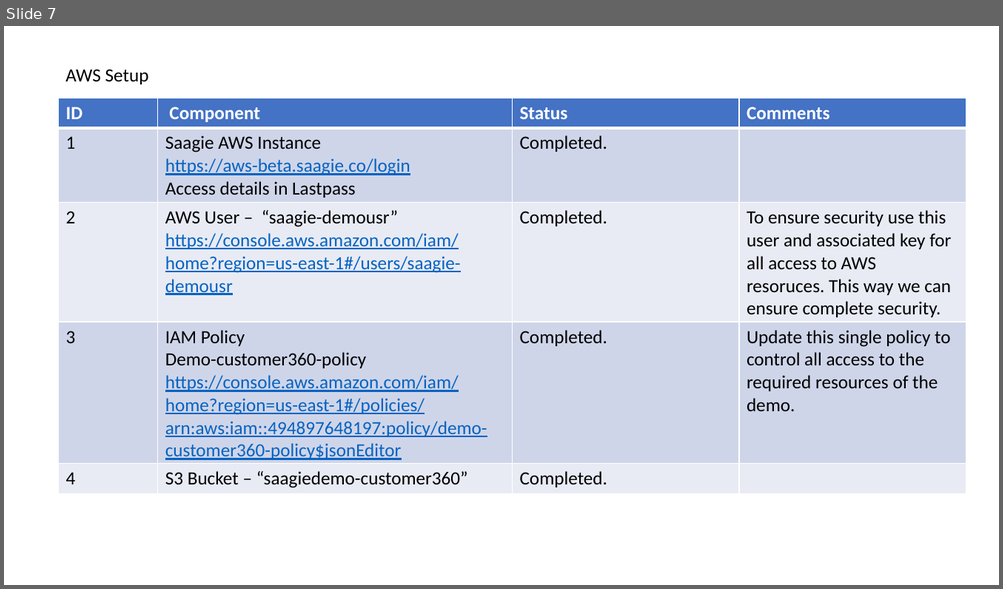
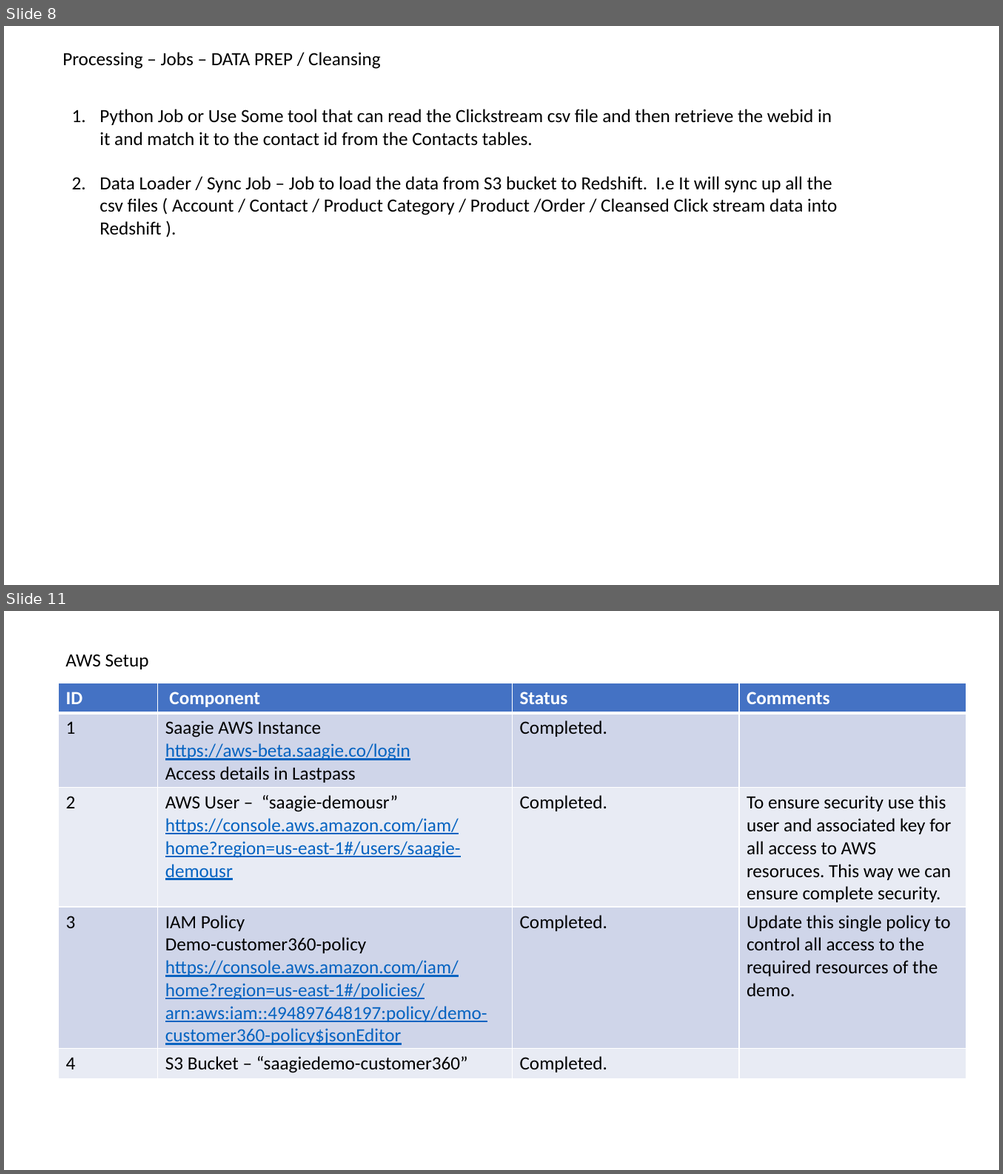
Before and after one commit to saagie/demo-customer360, a slide deck: Customer360.pptx. Shown one above the other, each under a label of ours: slide 7 before the commit, slides 8 and 11 after it; the slides between them are not shown. The pictures are 1003x589 and 1003x1174 pixels, drawn with LibreOffice and Linux fonts; fonts in the diff are those of the drawing. Boxes give left, top, right and bottom in pixels: in the first picture for what was removed or moved away, otherwise in the second. Text is boxed around its words. In the diff, an @@ line names an element or a change of style, - is before the commit and + after.

```diff
--- a/Customer360.pptx
+++ b/Customer360.pptx
@@ slide 8 added at (4, 26, 999, 585), background #FFFFFF @@
@@ text added at (62, 52, 381, 69), 18 pt, text #000000 @@
+Processing – Jobs – DATA PREP / Cleansing
@@ text added at (99, 109, 836, 235), 18 pt, text #000000 @@
+1. Python Job or Use Some tool that can read the Clickstream csv file and then retrieve the webid in it and match it to the contact id from the Contacts tables.
+2. Data Loader / Sync Job – Job to load the data from S3 bucket to Redshift. I.e It will sync up all the csv files ( Account / Contact / Product Category / Product /Order / Cleansed Click stream data into Redshift ).
@@ what was slide 7 is now slide 11 @@
```
Also in this commit, not shown: 3 other slides added.
